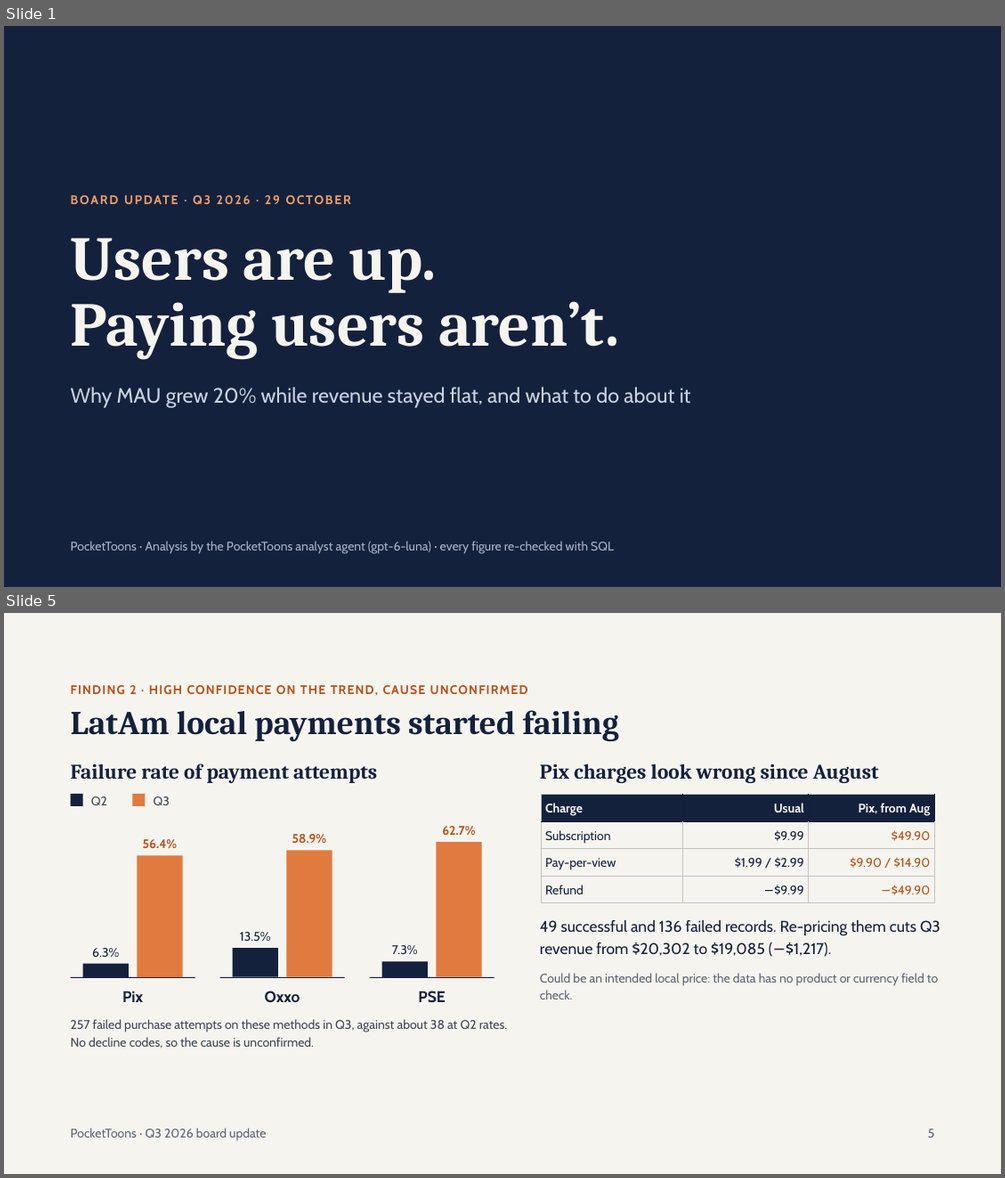
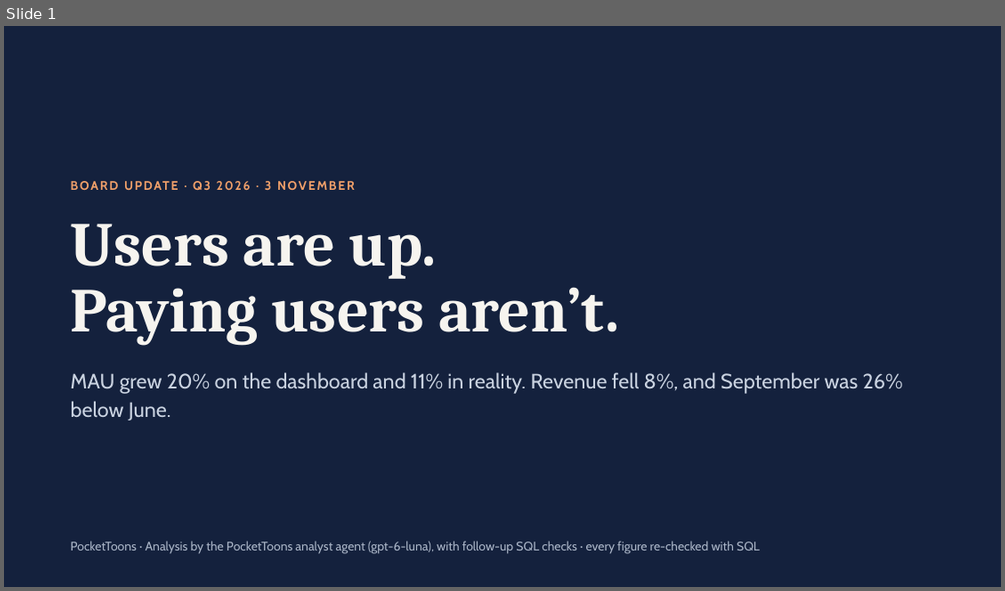
Before and after one commit to Anshi0202/pockettoons-analyst, a slide deck: investigation/board_deck.pptx. Shown one above the other, each under a label of ours: slides 1 and 5 before the commit, slide 1 after it; the slides between them are not shown. The pictures are 1005x1178 and 1005x591 pixels, drawn with LibreOffice and Linux fonts; fonts in the diff are those of the drawing. Boxes give left, top, right and bottom in pixels: in the first picture for what was removed or moved away, otherwise in the second. Text is boxed around its words. In the diff, an @@ line names an element or a change of style, - is before the commit and + after.

```diff
--- a/investigation/board_deck.pptx
+++ b/investigation/board_deck.pptx
@@ slide 5 removed at <box>4,613,1001,1174</box>, background #F6F4EF @@
@@ text removed at <box>71,685,528,696</box> @@
-FINDING 2 · HIGH CONFIDENCE ON THE TREND, CAUSE UNCONFIRMED
@@ title removed at <box>71,710,619,741</box> @@
-LatAm local payments started failing
@@ text removed at <box>71,763,377,783</box> @@
-Failure rate of payment attempts
@@ text removed at <box>540,763,879,783</box> @@
-Pix charges look wrong since August
@@ rectangle removed at <box>71,794,83,807</box> @@
@@ text removed at <box>91,796,107,805</box> @@
-Q2
@@ rectangle removed at <box>133,794,146,807</box> @@
@@ text removed at <box>154,796,170,805</box> @@
-Q3
@@ table removed at <box>541,794,934,903</box>, 4 rows, 3 columns @@
-Charge | Usual | Pix, from Aug
-Subscription | $9.99 | $49.90
-Pay-per-view | $1.99 / $2.99 | $9.90 / $14.90
-Refund | −$9.99 | −$49.90
@@ text removed at <box>442,826,475,835</box> @@
-62.7%
@@ text removed at <box>143,839,177,848</box> @@
-56.4%
@@ rectangle removed at <box>287,850,332,976</box> @@
@@ text removed at <box>292,834,327,843</box> @@
-58.9%
@@ rectangle removed at <box>437,842,482,977</box> @@
@@ rectangle removed at <box>138,855,183,976</box> @@
@@ text removed at <box>240,932,271,941</box> @@
-13.5%
@@ text removed at <box>540,920,940,957</box> @@
-49 successful and 136 failed records. Re-pricing them cuts Q3 revenue from $20,302 to $19,085 (−$1,217).
@@ text removed at <box>92,948,119,957</box> @@
-6.3%
@@ rectangle removed at <box>233,948,278,977</box> @@
@@ text removed at <box>392,945,418,954</box> @@
-7.3%
@@ line removed from (71, 977) to (195, 977) @@
@@ rectangle removed at <box>83,964,129,977</box> @@
@@ line removed from (220, 977) to (345, 977) @@
@@ line removed from (370, 977) to (494, 977) @@
@@ rectangle removed at <box>382,962,428,977</box> @@
@@ text removed at <box>540,973,938,999</box> @@
-Could be an intended local price: the data has no product or currency field to check.
@@ text removed at <box>122,990,143,1002</box> @@
-Pix
@@ text removed at <box>265,990,300,1002</box> @@
-Oxxo
@@ text removed at <box>418,990,445,1003</box> @@
-PSE
@@ text removed at <box>71,1019,507,1048</box> @@
-257 failed purchase attempts on these methods in Q3, against about 38 at Q2 rates. No decline codes, so the cause is unconfirmed.
@@ text removed at <box>71,1127,266,1140</box> @@
-PocketToons · Q3 2026 board update
@@ text removed at <box>928,1128,935,1137</box> @@
-5
@@ slide 1 changed as well @@
@@ text at <box>204,181,211,190</box>: text changed @@
-BOARD UPDATE · Q3 2026 · 29 OCTOBER
+BOARD UPDATE · Q3 2026 · 3 NOVEMBER
@@ title "Users are up.": place and size @@
-title "Users are up." at <box>71,238,619,359</box>
+title "Users are up." at <box>71,224,619,345</box>
@@ text at <box>71,372,903,420</box>: text changed @@
-Why MAU grew 20% while revenue stayed flat, and what to do about it
+MAU grew 20% on the dashboard and 11% in reality. Revenue fell 8%, and September was 26% below June.
@@ text at <box>71,540,760,554</box>: text changed @@
-PocketToons · Analysis by the PocketToons analyst agent (gpt-6-luna) · every figure re-checked with SQL
+PocketToons · Analysis by the PocketToons analyst agent (gpt-6-luna), with follow-up SQL checks · every figure re-checked with SQL
```
Also in this commit, not shown: 4 other slides changed, 5 slides added, 4 other slides removed.
